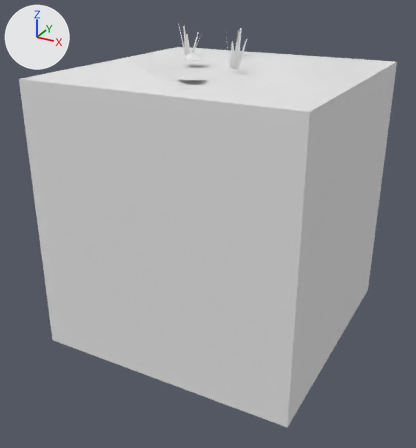
Two versions of the FBX model Assets/Tiles/Blend/Blend Sand Snow 1.fbx, one commit apart.
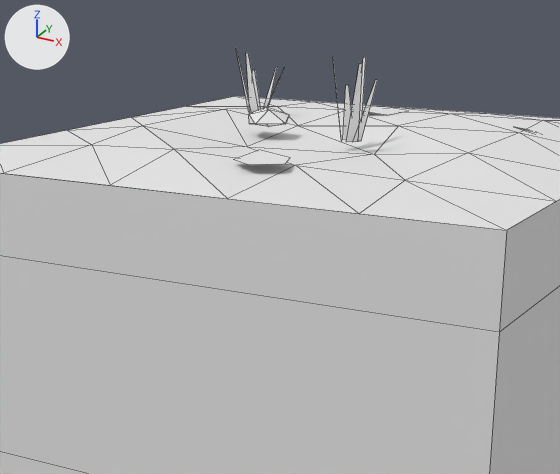
There are two pictures of each version: one whole from a 50 mm camera at (1.94, -3.78, 1.7) aimed at (-0.04, -0.17, -0.11), one close up on the part from 15% to 81% of the width and 0% to 51% of the height. Lighting does not change. The marker at upper left points along +X, +Y and +Z. The first two pictures are the older version. The close-ups show mesh edges as thin lines. Where no turn or scale is listed for an object, it has been applied to the vertices. Vertices at exactly the same position are counted once.

Script lines for the objects in view, before the commit:
```python
me_blend_sand_snow_1 = bpy.data.meshes.new('Blend Sand Snow 1')
me_blend_sand_snow_1.from_pydata(...)  # 116 vertices, 99 faces; spans x -1.0..1.0, y -1.0..1.0, z -1.0..1.35
me_blend_sand_snow_1.materials.append(mat_tileworld_tiles)  # its picture is missing
ob_blend_sand_snow_1 = bpy.data.objects.new('Blend Sand Snow 1', me_blend_sand_snow_1)
ob_blend_sand_snow_1.location = (0.0, 0.0, 0.0)
```
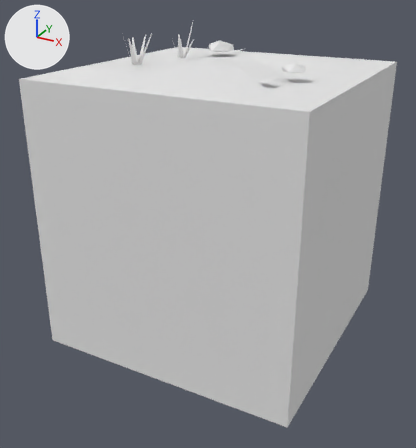
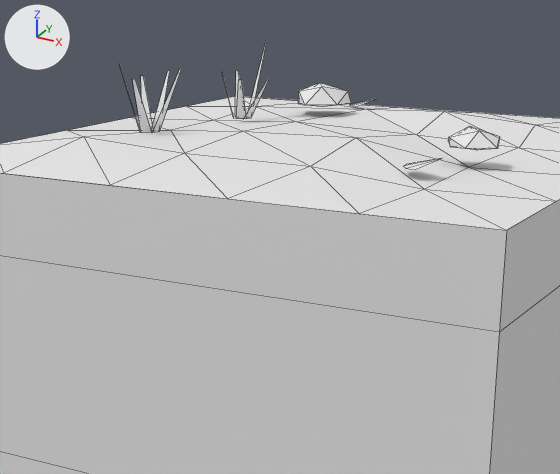
What differs and where, as boxes (x1, y1, x2, y2) in the close-ups (560 x 474 px; the box of a moved part takes in the faces that stretch with it):
'Blend Sand Snow 1', reshaped: before (0, 48, 560, 474); after (0, 42, 560, 474)
part 1 of me_blend_sand_snow_1, moved or reshaped: before (252, 70, 261, 110); after (235, 71, 240, 117)
part 2 of me_blend_sand_snow_1, moved or reshaped (not visible before): after (350, 99, 375, 107)
part 3 of me_blend_sand_snow_1, added: after (404, 158, 441, 170)
part 4 of me_blend_sand_snow_1, deleted: before (234, 48, 407, 165)
part 5 of me_blend_sand_snow_1, reshaped: before (0, 62, 560, 230); after (0, 42, 560, 230)

The change in detail:
me_blend_sand_snow_1 is used by ob_blend_sand_snow_1; location (0.0, 0.0, 0.0).
me_blend_sand_snow_1 had 116 vertices, 99 faces and spanned x -1.0..1.0, y -1.0..1.0, z -1.0..1.35.
me_blend_sand_snow_1 now has 124 vertices, 121 faces and spans x -1.0..1.0, y -1.0..1.0, z -1.0..1.36.
me_blend_sand_snow_1 part 1: the loose piece of 4 vertices spanning x -0.52..-0.48, y 0.31..0.36, z 1.09..1.24 is moved by (0.02, -0.15, 0.0).
me_blend_sand_snow_1 part 2: the loose piece of 6 vertices spanning x 0.57..0.66, y 0.26..0.35, z 1.09..1.11 is turned 162.2 degrees about the z axis through its middle and scaled by 1.03, then moved by (-0.85, 0.39, 0.0).
me_blend_sand_snow_1 part 3: the loose piece of 6 vertices spanning x 0.57..0.66, y 0.26..0.35, z 1.09..1.11 is copied, and the copy is turned 164.6 degrees about the z axis through its middle and scaled by 1.09, then moved by (-0.07, -0.8, 0.0); it spans x 0.5..0.61, y -0.56..-0.45, z 1.09..1.11.
me_blend_sand_snow_1 part 4: 9 loose pieces with 46 vertices, spanning x -0.53..0.26, y -0.73..0.67, z 1.09..1.35, are deleted.
Part 5, on me_blend_sand_snow_1:
3 vertices are removed from x -0.45..0.14, y -0.19..0.33, z 1.09.
2 faces are deleted.
25 vertices move from x -0.63..0.62, y -0.63..0.6, z 1.06..1.35 to x -0.65..0.62, y -0.62..0.64, z 1.05..1.31.
51 vertices are added at x -0.62..0.7, y -0.45..0.52, z 1.09..1.36.
48 new faces join them.
